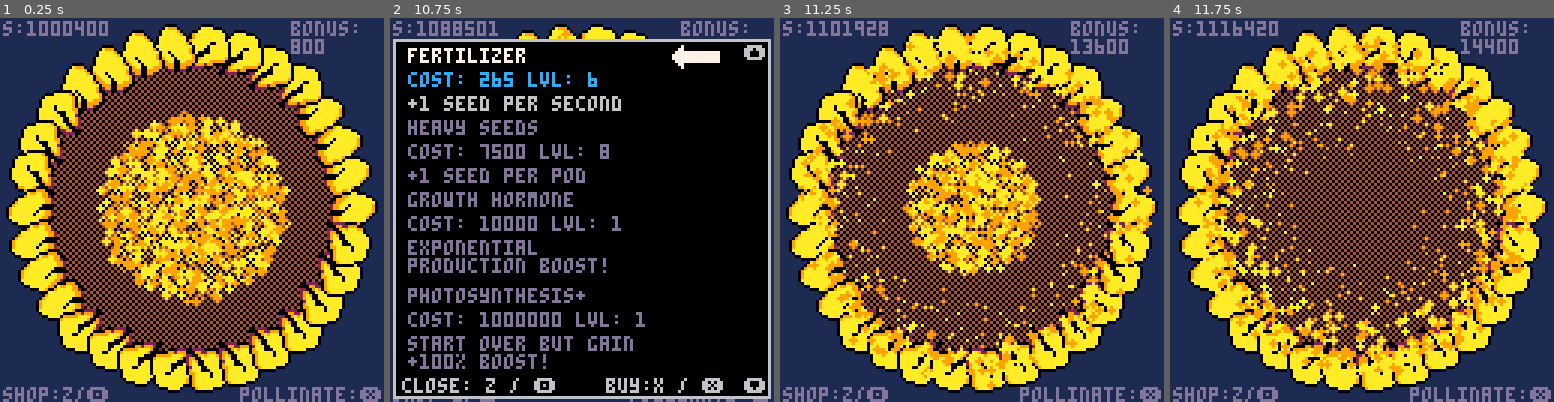
Above: before the commit, frames 1-4 (left to right).
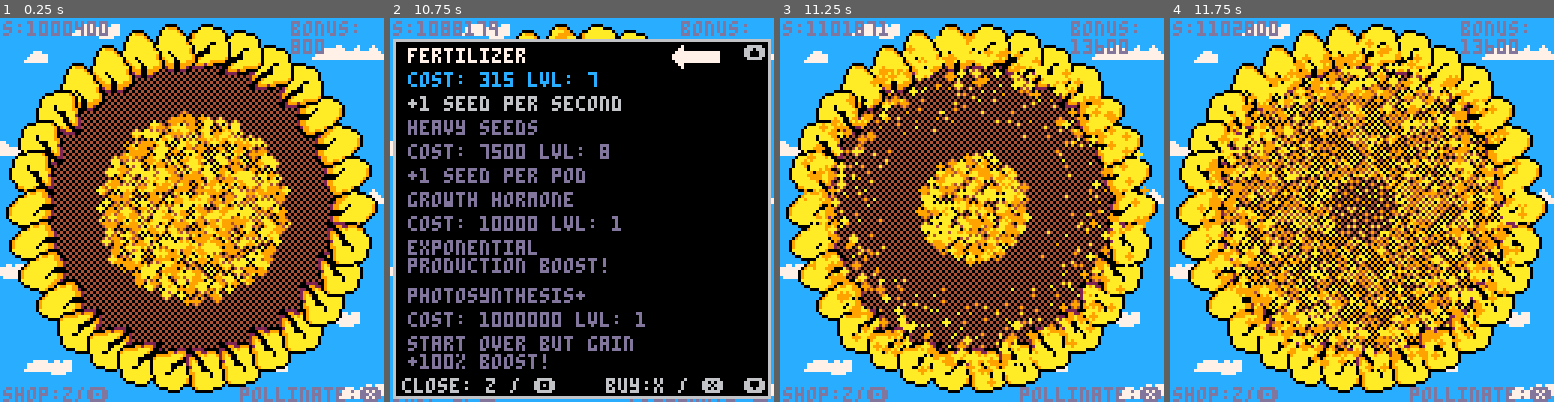
Above: after the commit, the same moments.

Repository: kdiab/carts
Game: PICO-8 cartridge sunflower/sunflower.p8
The game is run twice, just before and just after one commit, with the same random seed, the same clock (stepped at 60 frames per second) and the same inputs.
Inputs:
- Up to frame 1 (0.25 s): no input
- Up to frame 2 (10.75 s): tap O (Z key) at 0.33, 0.7, 1.43, 2.22, 3.1, 3.98, 4.87, 5.75, 6.63, 7.52, 8.4, 9.28, 10.17 s; tap X (X key) at 1.07, 2.07, 2.4, 2.73, 3.07, 3.4, 3.73, 4.07, 4.4, 4.73, 5.07, 5.4, 5.73, 6.07, 6.4, 6.73, 7.07, 7.4, 7.73, 8.07, 8.4, 8.73, 9.07, 9.4, 9.73, 10.07, 10.4, 10.73 s; hold Down 2.42-2.82 s; hold Up 3.58-4.08 s; hold Down 4.58-5.08 s; hold Up 5.85-6.18 s; hold Down 6.68-7.08 s; hold Up 7.85-8.35 s; hold Down 8.85-9.35 s; hold Up 10.12-10.45 s
- Up to frame 3 (11.25 s): hold Down from 10.95 s (still down); tap O (Z key) at 11.05 s; tap X (X key) at 11.07 s
- Up to frame 4 (11.75 s): release Down at 11.35 s; tap X (X key) at 11.4, 11.73 s

The runs differ from the first frame. In frame 1, 27% of the frame differs, in the area x 0-100%, y 0-100%; in frame 2, 6.1%; in frame 3, 38%; in frame 4, 59%.

Commit message:
ART: background, farmer john

Diff:
--- a/sunflower/sunflower.p8
+++ b/sunflower/sunflower.p8
@@ -7,7 +7,7 @@
 		state = "game"
 		menu = false
 		palt(0,false)
-		palt(15,true)
+		palt(14,true)
 		init_sunflower()
 		init_upgrades()
 		init_particles()
@@ -150,9 +150,15 @@
 --update & draw
 
 function _update()
-		update_menu()
-		update_sunflower()
-		update_particles()
+		if state == "game" then
+				update_menu()
+				update_sunflower()
+				update_particles()
+		elseif state == "start" then
+				update_start()
+		elseif state == "end" then
+				update_end()
+		end
 		if debug then
 				update_dbg()
 		end
@@ -160,9 +166,15 @@
 
 function _draw()
 		cls(1)
-		draw_sunflower()
-		draw_particles()
-		draw_menu()
+		if state == "game" then
+				draw_sunflower()
+				draw_particles()
+				draw_menu()
+		elseif state == "start" then
+				draw_start()
+		elseif state == "end" then
+				draw_end()
+		end
 		if debug then
 				draw_dbg()
 		end
@@ -703,18 +715,19 @@
 
 
 __map__
-0000000000000000000000000000000000000000000000000000000000000000000000000000000000000000000000000000000000000000000000000000000000000000000000000000000000000000000000000000000000000000000000000000000000000000000000000000000000000000000000000000000000000000
-000000000000191a191a00000000000000000000000000000000000000000000000000000000000000000000000000000000000000000000000000000000000000000000000000000000000000000000000000000000000000000000000000000000000000000000000000000000000000000000000000000000000000000000
-00000000090a090a090a090a0900000000000000000000000000000000000000000000000000000000000000000000000000000000000000000000000000000000000000000000000000000000000000000000000000000000000000000000000000000000000000000000000000000000000000000000000000000000000000
-00000009090a191a191a191a1900000000000000000000000000000000000000000000000000000000000000000000000000000000000000000000000000000000000000000000000000000000000000000000000000000000000000000000000000000000000000000000000000000000000000000000000000000000000000
-0000091a191a090a090a090a090a000000000000000000000000000000000000000000000000000000000000000000000000000000000000000000000000000000000000000000000000000000000000000000000000000000000000000000000000000000000000000000000000000000000000000000000000000000000000
-0000090a090a191a191a191a191a000000000000000000000000000000000000000000000000000000000000000000000000000000000000000000000000000000000000000000000000000000000000000000000000000000000000000000000000000000000000000000000000000000000000000000000000000000000000
-0009090a090a090a090a090a090a090000000000000000000000000000000000000000000000000000000000000000000000000000000000000000000000000000000000000000000000000000000000000000000000000000000000000000000000000000000000000000000000000000000000000000000000000000000000
-0009191a191a191a191a191a191a190000000000000000000000000000000000000000000000000000000000000000000000000000000000000000000000000000000000000000000000000000000000000000000000000000000000000000000000000000000000000000000000000000000000000000000000000000000000
-0009090a090a090a090a090a090a090000000000000000000000000000000000000000000000000000000000000000000000000000000000000000000000000000000000000000000000000000000000000000000000000000000000000000000000000000000000000000000000000000000000000000000000000000000000
-0009191a191a191a191a191a191a190000000000000000000000000000000000000000000000000000000000000000000000000000000000000000000000000000000000000000000000000000000000000000000000000000000000000000000000000000000000000000000000000000000000000000000000000000000000
-0000090a090a090a090a090a090a000000000000000000000000000000000000000000000000000000000000000000000000000000000000000000000000000000000000000000000000000000000000000000000000000000000000000000000000000000000000000000000000000000000000000000000000000000000000
-0000191a191a191a191a191a191a000000000000000000000000000000000000000000000000000000000000000000000000000000000000000000000000000000000000000000000000000000000000000000000000000000000000000000000000000000000000000000000000000000000000000000000000000000000000
-0000000a090a090a090a090a0900000000000000000000000000000000000000000000000000000000000000000000000000000000000000000000000000000000000000000000000000000000000000000000000000000000000000000000000000000000000000000000000000000000000000000000000000000000000000
-00000000191a191a191a191a0000000000000000000000000000000000000000000000000000000000000000000000000000000000000000000000000000000000000000000000000000000000000000000000000000000000000000000000000000000000000000000000000000000000000000000000000000000000000000
-00000000000a090a090a00000000000000000000000000000000000000000000000000000000000000000000000000000000000000000000000000000000000000000000000000000000000000000000000000000000000000000000000000000000000000000000000000000000000000000000000000000000000000000000
+2929293a2b292929292929292929292900000000000000000000000000000000000000000000000000000000000000000000000000000000000000000000000000000000000000000000000000000000000000000000000000000000000000000000000000000000000000000000000000000000000000000000000000000000
+292a29292929191a191a2929293a393b00000000000000000000000000000000000000000000000000000000000000000000000000000000000000000000000000000000000000000000000000000000000000000000000000000000000000000000000000000000000000000000000000000000000000000000000000000000
+29292929090a090a090a090a0929292900000000000000000000000000000000000000000000000000000000000000000000000000000000000000000000000000000000000000000000000000000000000000000000000000000000000000000000000000000000000000000000000000000000000000000000000000000000
+29292909090a191a191a191a1929292900000000000000000000000000000000000000000000000000000000000000000000000000000000000000000000000000000000000000000000000000000000000000000000000000000000000000000000000000000000000000000000000000000000000000000000000000000000
+2929091a191a090a090a090a090a292900000000000000000000000000000000000000000000000000000000000000000000000000000000000000000000000000000000000000000000000000000000000000000000000000000000000000000000000000000000000000000000000000000000000000000000000000000000
+3939090a090a191a191a191a191a292900000000000000000000000000000000000000000000000000000000000000000000000000000000000000000000000000000000000000000000000000000000000000000000000000000000000000000000000000000000000000000000000000000000000000000000000000000000
+2909090a090a090a090a090a090a092900000000000000000000000000000000000000000000000000000000000000000000000000000000000000000000000000000000000000000000000000000000000000000000000000000000000000000000000000000000000000000000000000000000000000000000000000000000
+2909191a191a191a191a191a191a193b00000000000000000000000000000000000000000000000000000000000000000000000000000000000000000000000000000000000000000000000000000000000000000000000000000000000000000000000000000000000000000000000000000000000000000000000000000000
+2909090a090a090a090a090a090a092900000000000000000000000000000000000000000000000000000000000000000000000000000000000000000000000000000000000000000000000000000000000000000000000000000000000000000000000000000000000000000000000000000000000000000000000000000000
+2909191a191a191a191a191a191a192900000000000000000000000000000000000000000000000000000000000000000000000000000000000000000000000000000000000000000000000000000000000000000000000000000000000000000000000000000000000000000000000000000000000000000000000000000000
+2b3b090a090a090a090a090a090a292900000000000000000000000000000000000000000000000000000000000000000000000000000000000000000000000000000000000000000000000000000000000000000000000000000000000000000000000000000000000000000000000000000000000000000000000000000000
+2929191a191a191a191a191a191a292900000000000000000000000000000000000000000000000000000000000000000000000000000000000000000000000000000000000000000000000000000000000000000000000000000000000000000000000000000000000000000000000000000000000000000000000000000000
+2929290a090a090a090a090a093a2b2900000000000000000000000000000000000000000000000000000000000000000000000000000000000000000000000000000000000000000000000000000000000000000000000000000000000000000000000000000000000000000000000000000000000000000000000000000000
+29292929191a191a191a191a2929292900000000000000000000000000000000000000000000000000000000000000000000000000000000000000000000000000000000000000000000000000000000000000000000000000000000000000000000000000000000000000000000000000000000000000000000000000000000
+293a2b29290a090a090a3a392929292900000000000000000000000000000000000000000000000000000000000000000000000000000000000000000000000000000000000000000000000000000000000000000000000000000000000000000000000000000000000000000000000000000000000000000000000000000000
+29292929292929292929292929292a2b00000000000000000000000000000000000000000000000000000000000000000000000000000000000000000000000000000000000000000000000000000000000000000000000000000000000000000000000000000000000000000000000000000000000000000000000000000000
Not shown, changed: 32 lines of the sprite sheet (__gfx__) section of sunflower/sunflower.p8
